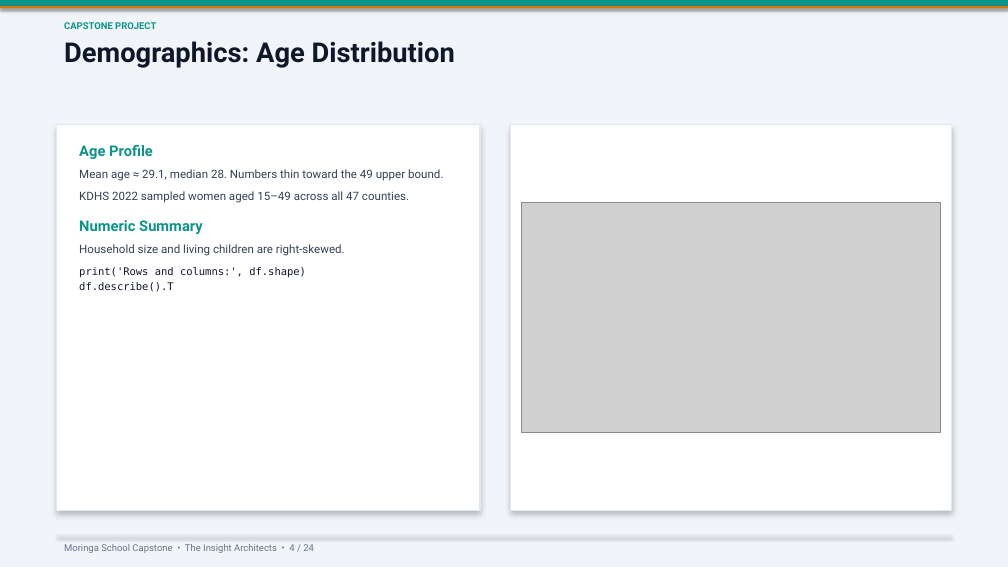
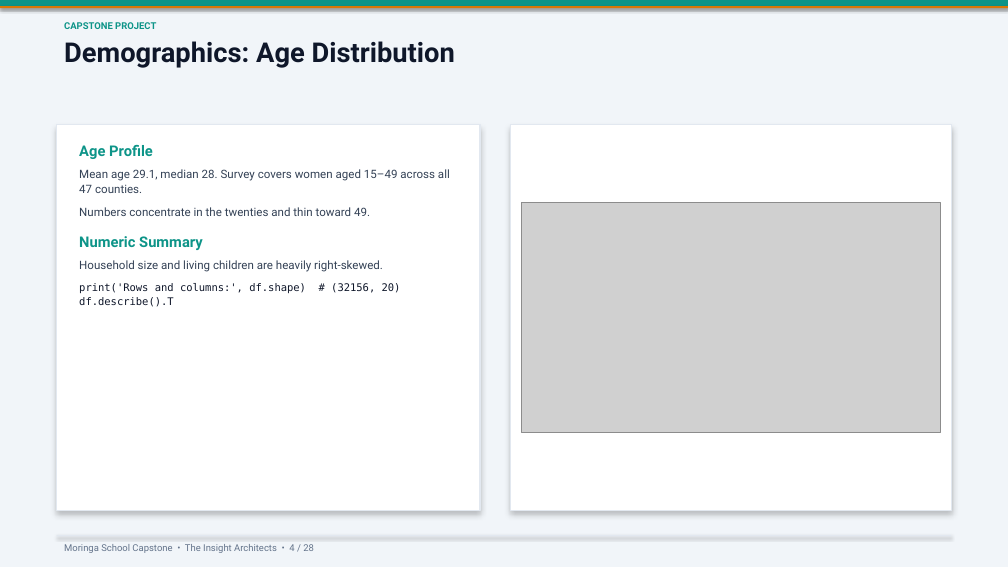
Before and after one commit to symekah1999/Predicting-contraceptive-use-among-women_Capstone-Project-The-Insight-Architects-, a slide deck: slide 4 of Predicting_Contraceptive_Use_Presentation_Updated.pptx. Drawn at 1008x567 pixels with LibreOffice and Linux fonts; fonts in the diff are those of the drawing; grey boxes stand for pictures. Boxes give left, top, right and bottom in pixels: in the first picture for what was removed or moved away, otherwise in the second. Text is boxed around its words. In the diff, an @@ line names an element or a change of style, - is before the commit and + after.

```diff
--- a/Predicting_Contraceptive_Use_Presentation_Updated.pptx
+++ b/Predicting_Contraceptive_Use_Presentation_Updated.pptx
@@ text at <box>79,169,450,216</box>: text changed @@
-Mean age ≈ 29.1, median 28. Numbers thin toward the 49 upper bound.
-KDHS 2022 sampled women aged 15–49 across all 47 counties.
+Mean age 29.1, median 28. Survey covers women aged 15–49 across all 47 counties.
+Numbers concentrate in the twenties and thin toward 49.
@@ text at <box>79,260,383,307</box>: text changed @@
-Household size and living children are right-skewed.
-print('Rows and columns:', df.shape)
-df.describe().T
+Household size and living children are heavily right-skewed.
+print('Rows and columns:', df.shape) # (32156, 20)
+df.describe().T
```
Also in this commit, not shown: 21 other slides changed, 2 slides added, 1 other file.
